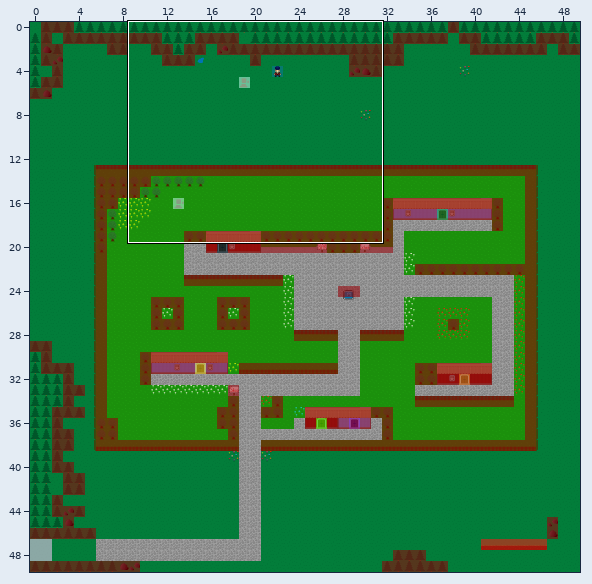
An edit to a level. Tiled map, Tilerpg/World2.tmx. Above, an overview of the earlier version with the close-up marked.
Close-up. First the earlier version:
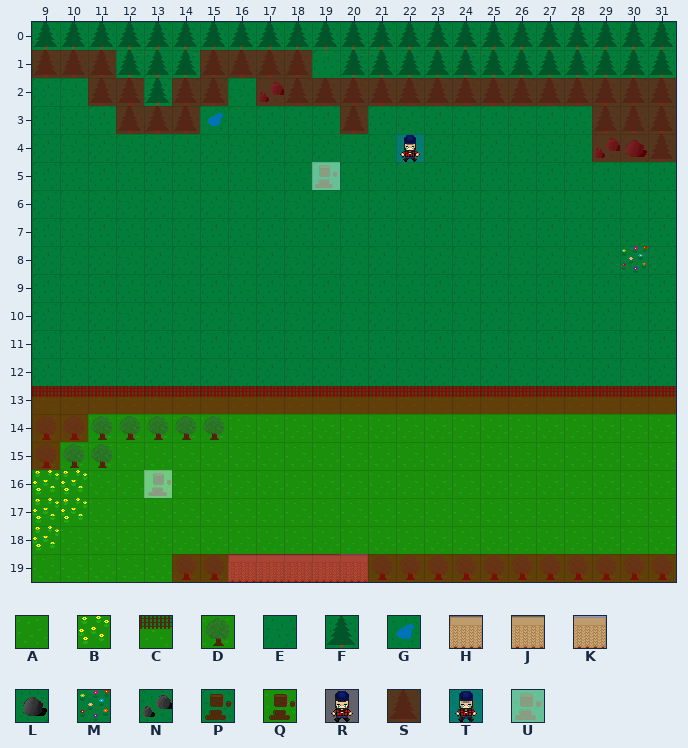
Cells are 32x32 px. Shown: x 9..31, y 0..19.
Key: from "landskap2": A 0, B 13, C 17, D 25, E 35, F 36, G 38, H 40, J 41, K 44, L 48, M 57, N 58, P 63, Q 64; from "lumberjack": R 0; from "meta-tiles": S 1, T 10, U 23.
_ is an empty cell.
Layers that did not change in this view are not listed.
Layer "background" before, first column x 9:
 0 FFFFFFFFFFFFFFFFFFFFFFF
 1 FFFFFFFFFFEFFFFFFFFFFFF
 2 EEFFFFFENFFFFFFFFFFFFFF
 3 EEEFFFGEEEEFEEEEEEEEFFF
 4 EEEEEEEEEEEEEEEEEEEENLF
 5 EEEEEEEEEEPEEEEEEEEEEEE
 6 EEEEEEEEEEEEEEEEEEEEEEE
 7 EEEEEEEEEEEEEEEEEEEEEEE
 8 EEEEEEEEEEEEEEEEEEEEEME
 9 EEEEEEEEEEEEEEEEEEEEEEE
10 EEEEEEEEEEEEEEEEEEEEEEE
11 EEEEEEEEEEEEEEEEEEEEEEE
12 EEEEEEEEEEEEEEEEEEEEEEE
13 CCCCCCCCCCCCCCCCCCCCCCC
14 DDDDDDDAAAAAAAAAAAAAAAA
15 DDDAAAAAAAAAAAAAAAAAAAA
16 BBAAQAAAAAAAAAAAAAAAAAA
17 BBAAAAAAAAAAAAAAAAAAAAA
18 BAAAAAAAAAAAAAAAAAAAAAA
19 AAAAADDHJJJKDDDDDDDDDDD
Layer "Meta" before, first column x 9:
 0 _______________________
 1 SSS___SSSS_____________
 2 __SS_SS_SSSSSSSSSSSSSSS
 3 ___SSS_____S________SSS
 4 _____________T______SSS
 5 __________U____________
 6 _______________________
 7 _______________________
 8 _______________________
 9 _______________________
10 _______________________
11 _______________________
12 _______________________
13 SSSSSSSSSSSSSSSSSSSSSSS
14 SS_____________________
15 S______________________
16 ____U__________________
17 _______________________
18 _______________________
19 _____SSSSSSSSSSSSSSSSSS
Once edited:
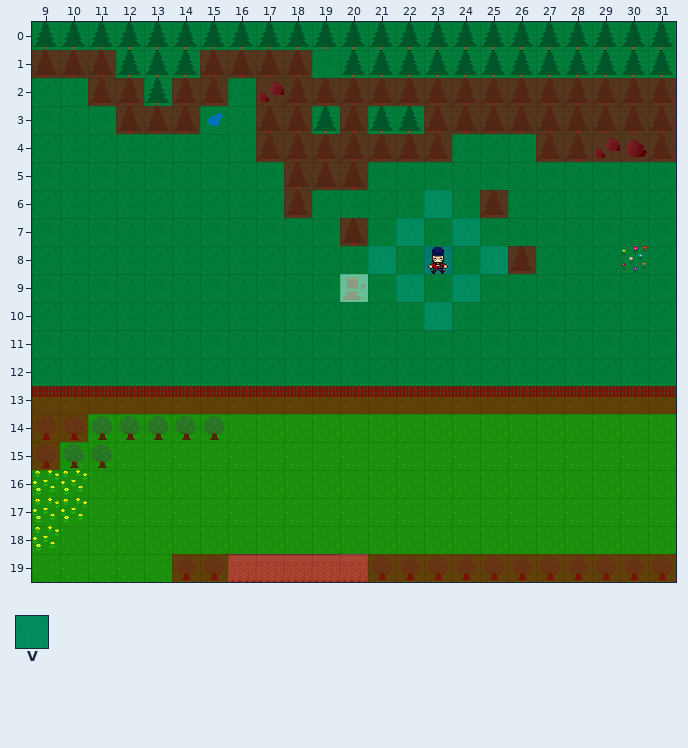
Further tiles: from "meta-tiles": V 3.
See-through tiles are keyed as they look on the map.
From old to new:
{"where": "layer \"background\""}
{"y":3,"x":17,"old":"EEE","new":"FFF"}
{"y":3,"x":21,"old":"EEEEEEEE","new":"FFFFFFFF"}
{"y":4,"x":17,"old":"EEEEEEE","new":"FFFFFFF"}
{"y":4,"x":27,"old":"EE","new":"FF"}
{"y":5,"x":18,"old":"EPE","new":"FFF"}
{"y":6,"x":18,"old":"E","new":"F"}
{"y":6,"x":25,"old":"E","new":"F"}
{"y":7,"x":20,"old":"E","new":"F"}
{"y":8,"x":26,"old":"E","new":"F"}
{"y":9,"x":20,"old":"E","new":"P"}
{"y":16,"x":13,"old":"Q","new":"A"}
{"where": "layer \"Meta\""}
{"y":3,"x":17,"old":"__","new":"SS"}
{"y":3,"x":23,"old":"______","new":"SSSSSS"}
{"y":4,"x":17,"old":"_____T_","new":"SSSSSSS"}
{"y":4,"x":27,"old":"__","new":"SS"}
{"y":5,"x":18,"old":"_U_","new":"SSS"}
{"y":6,"x":18,"old":"_","new":"S"}
{"y":6,"x":23,"old":"_","new":"V"}
{"y":6,"x":25,"old":"_","new":"S"}
{"y":7,"x":20,"old":"_","new":"S"}
{"y":7,"x":22,"old":"_","new":"V"}
{"y":7,"x":24,"old":"_","new":"V"}
{"y":8,"x":21,"old":"_","new":"V"}
{"y":8,"x":23,"old":"_","new":"T"}
{"y":8,"x":25,"old":"__","new":"VS"}
{"y":9,"x":20,"old":"_","new":"U"}
{"y":9,"x":22,"old":"_","new":"V"}
{"y":9,"x":24,"old":"_","new":"V"}
{"y":10,"x":23,"old":"_","new":"V"}
{"y":16,"x":13,"old":"U","new":"_"}
{"where": "layer \"characters\""}
{"y":4,"x":22,"old":"R","new":"_"}
{"y":8,"x":23,"old":"_","new":"R"}
{"label":"changed","picture_box":[256,106,592,330]}
{"label":"changed","picture_box":[144,470,172,498]}
